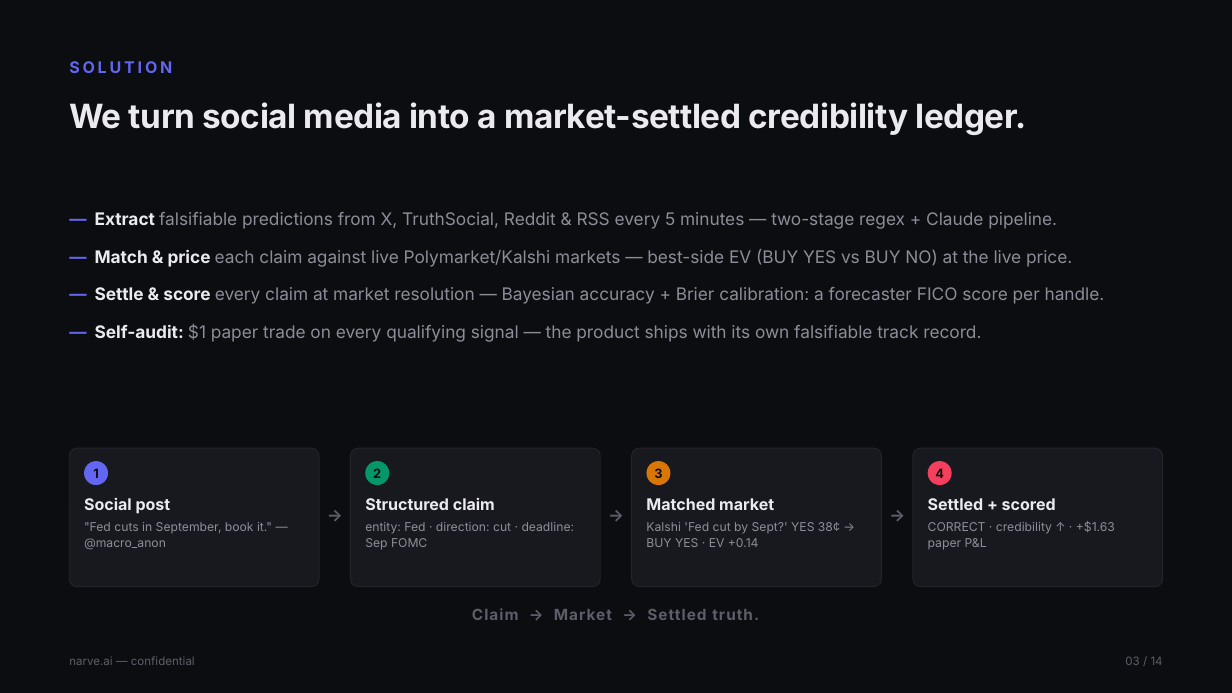
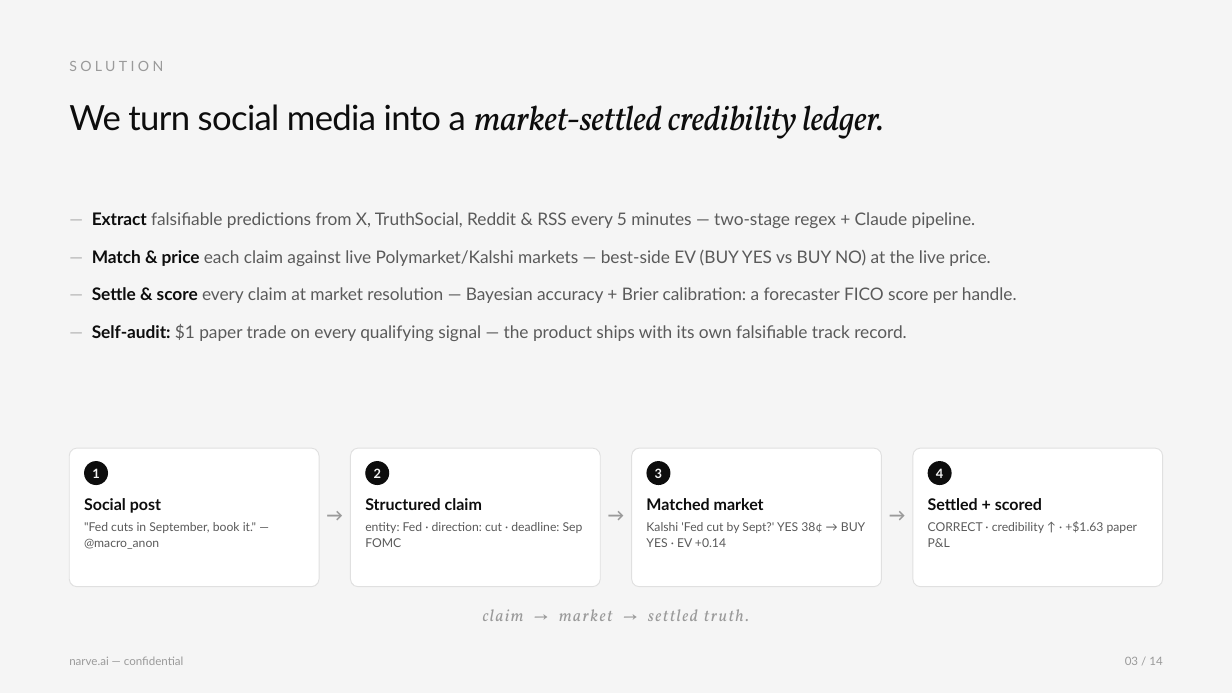
Before and after one commit to Jhabbig/Habbig, a slide deck: slide 3 of pitch-deck/narve-pitch-deck.pptx. Drawn at 1232x693 pixels with LibreOffice and Linux fonts; fonts in the diff are those of the drawing. Boxes give left, top, right and bottom in pixels: in the first picture for what was removed or moved away, otherwise in the second. Text is boxed around its words. In the diff, an @@ line names an element or a change of style, - is before the commit and + after.

```diff
--- a/pitch-deck/narve-pitch-deck.pptx
+++ b/pitch-deck/narve-pitch-deck.pptx
@@ rectangle at <box>0,0,1232,693</box>: fill #0C0D10 to #F5F5F5 @@
@@ text "SOLUTION" at <box>69,61,163,71</box>: size 12.5 to 11 pt, font Inter to Lato, text colour #6366F1 to #9A9A9A, letter spacing 2.2 to 2.6 pt, bold off @@
@@ text "We turn social media into ..." at <box>69,104,883,139</box>: size 26 to 27 pt, text colour #EBEBEF to #0D0D0D, bold off; font Inter to Lato, letter spacing -0.3 to -0.5 pt in "We turn social media into a"; font Inter to Vollkorn, italic on in "market-settled credibility ledger." @@
@@ text "— Extract falsifiable predictions from ..." at <box>92,212,1017,341</box>: font Inter to Lato; text colour #6366F1 to #B0B0B0, bold off in "—", "—", "—", "—"; text colour #EBEBEF to #0D0D0D in "Extract", "Match & price", "Settle & score", "Self-audit:"; text colour #8B8D98 to #5A5A5A in "falsifiable predictions from X, TruthSocial, Reddit & ...", "each claim against live Polymarket/Kalshi markets — ...", "every claim at market resolution — Bayesian ...", "$1 paper trade on every qualifying signal ..." @@
@@ fill #18191E to #FFFFFF; outline #24252C 0.75 pt to #E0E0E0 0.75 pt in 4 elements at <box>69,448,319,587</box>, <box>350,448,600,587</box>, <box>632,448,882,587</box>, <box>913,448,1163,587</box> @@
@@ ellipse "1" at <box>84,461,108,485</box>: font Inter to Lato, text colour #0C0D10 to #F5F5F5; fill #6366F1 to #0D0D0D @@
@@ ellipse "2" at <box>365,461,389,485</box>: font Inter to Lato, text colour #0C0D10 to #F5F5F5; fill #059669 to #0D0D0D @@
@@ ellipse "3" at <box>647,461,671,485</box>: font Inter to Lato, text colour #0C0D10 to #F5F5F5; fill #D97706 to #0D0D0D @@
@@ ellipse "4" at <box>928,461,952,485</box>: font Inter to Lato, text colour #0C0D10 to #F5F5F5; fill #F43F5E to #0D0D0D @@
@@ text "Social post" at <box>84,498,256,549</box>: font Inter to Lato; text colour #EBEBEF to #0D0D0D in "Social post"; text colour #8B8D98 to #5A5A5A in ""Fed cuts in September, book it." — ..." @@
@@ text "Structured claim" at <box>365,498,583,547</box>: font Inter to Lato; text colour #EBEBEF to #0D0D0D in "Structured claim"; text colour #8B8D98 to #5A5A5A in "entity: Fed · direction: cut · deadline: ..." @@
@@ text "Matched market" at <box>646,498,865,547</box>: font Inter to Lato; text colour #EBEBEF to #0D0D0D in "Matched market"; text colour #8B8D98 to #5A5A5A in "Kalshi 'Fed cut by Sept?' YES 38¢ ..." @@
@@ font Inter to Lato, text colour #5C5E6A to #9A9A9A in 5 elements at <box>69,656,183,665</box>, <box>1125,657,1162,665</box>, <box>317,505,352,532</box>, <box>598,505,633,532</box>, <box>880,505,915,532</box> @@
@@ text "Settled + scored" at <box>928,498,1137,547</box>: font Inter to Lato; text colour #EBEBEF to #0D0D0D in "Settled + scored"; text colour #8B8D98 to #5A5A5A in "CORRECT · credibility ↑ · +$1.63 paper ..." @@
@@ text at <box>483,609,744,621</box>: text changed; size 12 to 13 pt; font Inter to Vollkorn; text colour #5C5E6A to #9A9A9A; bold off; italic on @@
-Claim → Market → Settled truth.
+claim → market → settled truth.
```
Also in this commit, not shown: 13 other slides changed, 1 other file.
